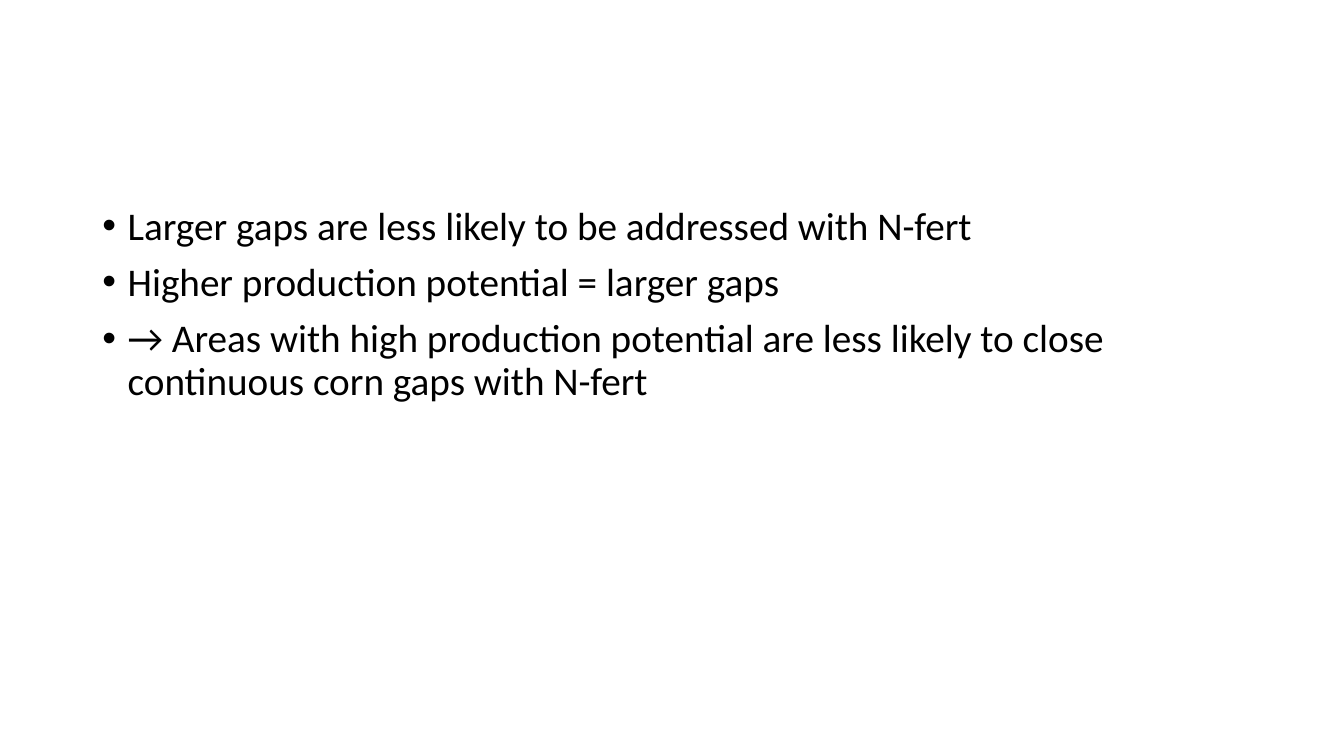
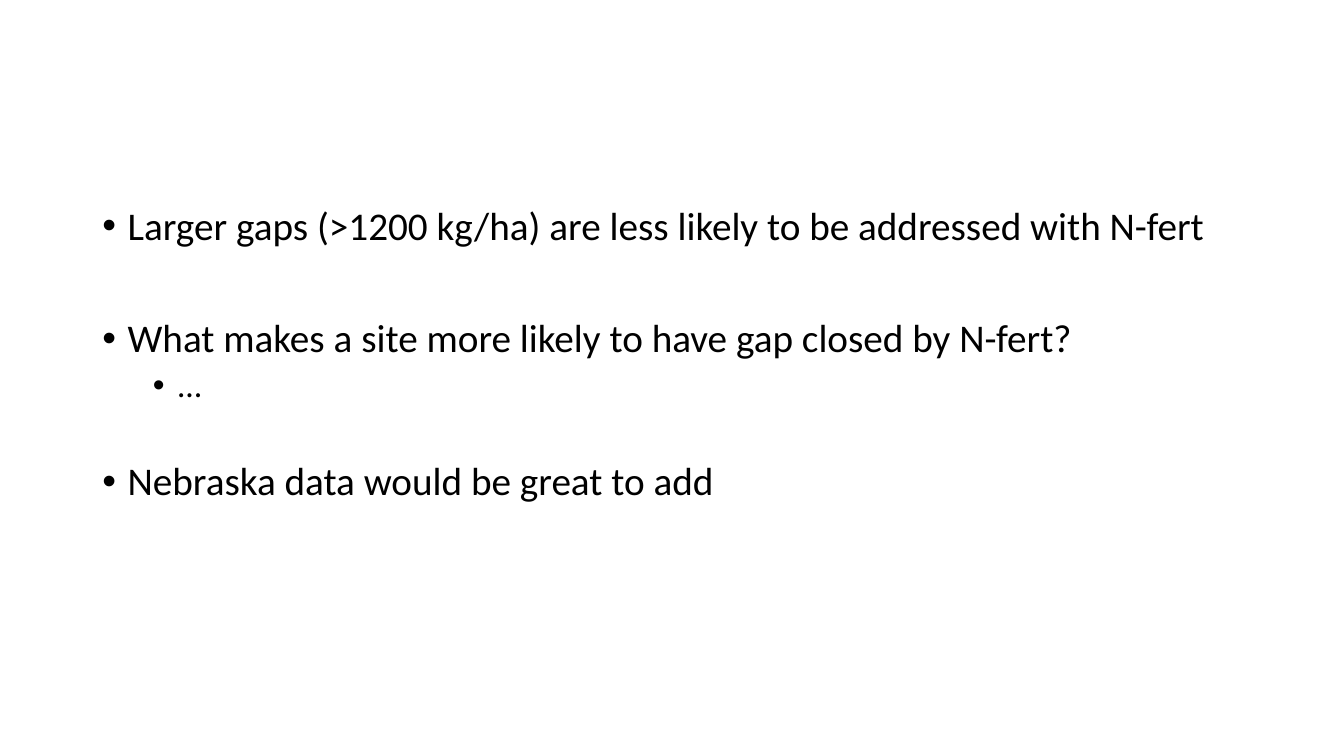
Before and after one commit to vanichols/ghproj_ccgap, a slide deck: slide 13 of talks/2021-03-24-Mike-Sot-mtg.pptx. Drawn at 1344x756 pixels with LibreOffice and Linux fonts; fonts in the diff are those of the drawing. Boxes give left, top, right and bottom in pixels: in the first picture for what was removed or moved away, otherwise in the second. Text is boxed around its words. In the diff, an @@ line names an element or a change of style, - is before the commit and + after.

```diff
--- a/talks/2021-03-24-Mike-Sot-mtg.pptx
+++ b/talks/2021-03-24-Mike-Sot-mtg.pptx
@@ text at <box>128,211,1204,502</box>: text changed @@
-• Larger gaps are less likely to be addressed with N-fert
-• Higher production potential = larger gaps
-• → Areas with high production potential are less likely to close continuous corn gaps with N-fert
+• Larger gaps (>1200 kg/ha) are less likely to be addressed with N-fert
+• What makes a site more likely to have gap closed by N-fert?
+  • …
+• Nebraska data would be great to add
```
Also in this commit, not shown: 2 other slides changed, 4 slides added, 6 slides removed, 6 other files.
